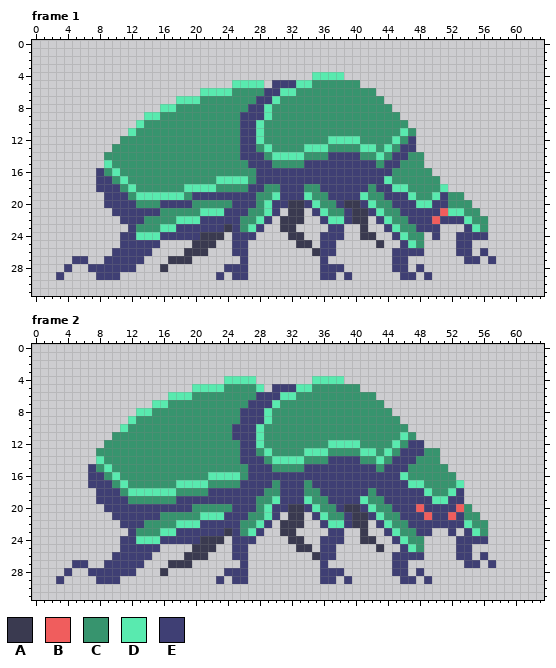
Pixel-art file, stored at core/assets/ase/scarab.ase. The picture above is the old version.
64x32 pixels, 7 frames. Shown: frame 1, frame 2. The commit also changed other frames, which this record leaves out.
Visible layers, top first: "front legs", "head", "torso", "butt", "back legs".
Palette (. is transparent): A #3a3a50  B #f05d5d  C #37946e  D #59eaaf  E #3f3f74
Pixels before, frame 1, first column x 3:
 4 ................................DDDD...................
 5 ......................DDDD.EEEDDCCCCCC.................
 6 ..................DDDDCCCCEEDDCCCCCCCCCC...............
 7 ...............DDDCCCCCCCEEDCCCCCCCCCCCCC..............
 8 .............DDCCCCCCCCCEEDCCCCCCCCCCCCCCC.............
 9 ...........DDCCCCCCCCCCEEEDCCCCCCCCCCCCCCCC............
10 ..........DCCCCCCCCCCCCEEDCCCCCCCCCCCCCCCCCC...........
11 .........DCCCCCCCCCCCCCEEDCCCCCCCCCCCCCCCCCDC..........
12 ........CCCCCCCCCCCCCCCEEDCCCCCCCCDDDDCCCCDCE..........
13 .......CCCCCCCCCCCCCCCCEECDCCCCDDDCCCCDDCDCEE..........
14 ......CCCCCCCCCCCCCCCCCEEECDDDDCCCEEEECCDCEECC.........
15 ......DCCCCCCCCCCCCCCCCCEEECCCCEEEEEEEEECEECCC.........
16 .....ECDCCCCCCCCCCCCCCCCCEEEEEEEEEEEEEEEEECCCCC........
17 .....EECDCCCCCCCCCCCDDDDCEEEEEEEEEEEEEEEEDCCCCCC.......
18 .....EEECDCCCCCCDDDDCCCCEECCEEECCEEEEEECEEDDCCCCD......
19 ......EEECDDDDDDCEEEEEEEECCDEEEDCCEEEEDCCEEEDCCDECC....
20 ......EEEECCCEEEECCCCCEEECDEEAAEDCCEAAEDCCEEEDDEECCC...
21 .......EEEEEECCCCCDDDEEECCDE.AA.EDCCEAAEDCCEEEEEBDDCC..
22 ........EEECCCCDDDEEEEECCDE.AAA..EDDEAA.EDCCEEEBEEEDCC.
23 .........ECCCDDEEEEEEAECDE..AA....EE..A..EDCCEEE...EDC.
24 ........EEDDDEEEEEAAA.EEE....AA..EEE..AA..EDCC.E..EEEE.
25 ........EEEEE....AAA..EE......AA.EE.....A..EDC....EE...
26 .......EEEEE....AAA...EE........AEE.......EEEE....EE.E.
27 ..EE..EEEEE...AAA......E.........E........EE.......EE.E
28 .E..EEEEEE...A.......EEE.........EEE......EE.E.........
29 E....EEE............E.EE.........EE.E......EE.E........
Pixels before, frame 2, first column x 3:
 4 .....................DDDD.......DDDD...................
 5 .................DDDDCCCCD.EEEDDCCCCCC.................
 6 ..............DDDCCCCCCCCEEEDDCCCCCCCCCC...............
 7 ............DDCCCCCCCCCCEEEDCCCCCCCCCCCCC..............
 8 ..........DDCCCCCCCCCCCEEEDCCCCCCCCCCCCCCC.............
 9 .........DCCCCCCCCCCCCCEEEDCCCCCCCCCCCCCCCC............
10 ........DCCCCCCCCCCCCCEEEDCCCCCCCCCCCCCCCCCC...........
11 .......CCCCCCCCCCCCCCCEEEDCCCCCCCCCCCCCCCCCDC..........
12 ......CCCCCCCCCCCCCCCCCEEDCCCCCCCCDDDDCCCCDCEE.........
13 .....CCCCCCCCCCCCCCCCCCEECDCCCCDDDCCCCDDCDCEEECC.......
14 .....DCCCCCCCCCCCCCCCCCEEECDDDDCCCEEEECCDCEEECCC.......
15 ....ECDCCCCCCCCCCCCCCCCCEEECCCCEEEEEEEEECEEECCCCC......
16 ....EECDCCCCCCCCCCCDDDDCEEEEEEEEEEEEEEEEEEEDCCCCCC.....
17 ....EEECDCCCCCCDDDDCCCCEEEECEEECEEEEEEEEEEEEDDCCCCD....
18 .....EEECDDDDDDCCCCEEEEEEECCEEECCEEEEEECEEEEEEDCCDE....
19 .....EEEECCCCCCEEEEEEEEEECCDEEEDCCEEEEDCCEEEEEEDDEE....
20 ......EEEEEEEEEEECCCCCEEECDEEAAEDCCEAAEDCCEEEBEEEEBC...
21 .......EEEEEECCCCCDDDEEECCDE.AA.EDCCEAAEDCCEEEBEEBECC..
22 ........EEECCCCDDDEEEEECCDE.AAA..EDDEAA.EDCCEEEEEEEDCC.
23 .........ECCCDDEEEEEEAECDE..AA....EE..A..EDCCEE..E.EDC.
24 ........EEDDDEEEEEAAA.EEE....AA..EEE..AA..EDCC....EEEE.
25 ........EEEEE....AAA..EE......AA.EE.....A..EDC....EE...
26 .......EEEEE....AAA...EE........AEE.......EEEE....EE.E.
27 ..EE..EEEEE...AAA......E.........E........EE.......EE.E
28 .E..EEEEEE...A.......EEE.........EEE......EE.E.........
29 E....EEE............E.EE.........EE.E......EE.E........
After the commit:
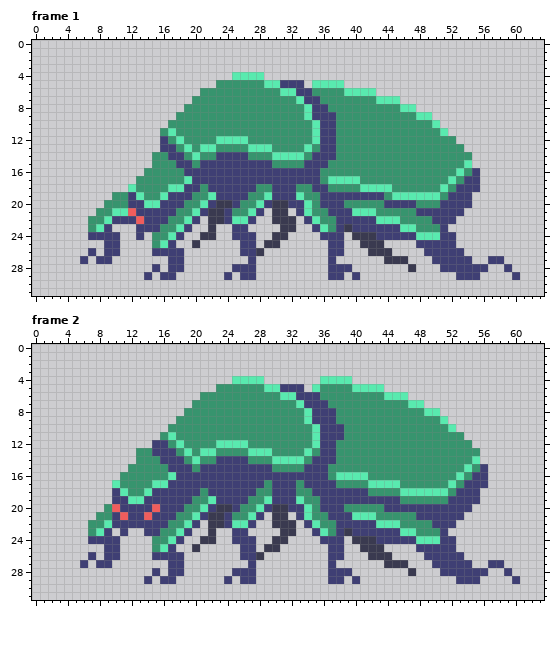
Changes in this commit:
Changed rows in their new state; - is an unchanged pixel.
Frame 1:
first column x 3:
 4 ----------------------DDDD------....----------------------
 5 --------------------CCCCCCDD--E.DDDD..--------------------
 6 ------------------CCCC----CC--EE----DDDD------------------
 7 ---------------..C-------CCC--DEE-------DDD---------------
 8 -------------...--------CCC----DEE--------CDD-------------
 9 -----------....--------CCCC----DEEE--------CCDD-----------
10 ----------....---------CCC------DEE---------CCCD----------
11 ---------....-D--------CCC------DEE--------C-CCCD---------
12 --------.....E-D----DDDDCC------DEECCC----C-CCCCCC--------
13 -------......EE-D-DD---CDD------CEE---CC-C-CCCCCCCC-------
14 ------......--EE-D--EEE-CC------EE-CCC--C-CC--CCCCCC------
15 ------......---EE-EEEEEE----------CCCCCC-CC---CCCCCD------
16 -----......-----EEEEEEEEE--------CCCCCCCCC-----CCCDCE-----
17 -----.....------DEEEEEEEE--------CDDDDCCCC------CDCEE-----
18 -----....-----DDEECEEEEE-C-E--C-E-CCCCDDDDCC-----CEEE-----
19 ------.CCE-CC-EEECCD----C-DE--DC-E----EEECDD-DD-CEEE------
20 ------CCC-EDD---C-DEAA-CCDEAAEEDCEE-CCCC-E---CCC-EEE------
21 -----CCDDB---EE--DEAA-CCDE.AA.EDCCEE-DDDC--CC---EEE..-----
22 ----CCDE--BEEE-C-E.AA-DDE..A--.EDCCE-EEED-D-CCCE--....----
23 ----CDE--.EEECCD-..A..-E..------EDC-AEEEE-EDDCCCE--...----
24 ----EEEE..E.CCD-..--.------AA..------A--EE-EEDDDEE....----
25 ------EE....CDE---..--.-E-AA--..-.-E--AA---..EEEEE..------
26 ----E-E-....EEEE...---.-EA------..-E---AAA....EEEE-.-.----
27 --.--E-....---EE.------.E--------.E------AAA---EEEE-.--E--
28 -.--......--E.EE-----.--E--------.--E-----..A.--EEEEEE--E-
29 .----...---E-EE-----.E.-E--------.-E.E-----..-.---EEE----E
Frame 2:
first column x 3:
 4 ---------------------.---D------.---D---------------------
 5 -----------------...C----CDD--E.D----DDDD-----------------
 6 --------------....-------CCC--EEE-------CDDD--------------
 7 ------------.....-------CCCC--DEEE-------CCCDD------------
 8 ----------......-------CCCC----DEEE-------CCCCDD----------
 9 ---------......--------CCCC----DEEE--------CCCCCD---------
10 --------......--------CCCC------DEEE--------CCCCCD--------
11 -------......-D-------CCCC------DEEE-------C-CCCCCC-------
12 ------......EE-D----DDDDCC------DEECCC----C-CCCCCCCC------
13 -----.....--EEE-D-DD---CDD------CEE---CC-C-CCC--CCCCC-----
14 -----.....---EEE-D--EEE-CC------EE-CCC--C-CCC---CCCCD-----
15 ----.....-----EEE-EEEEEE----------CCCCCC-CCC-----CCDCE----
16 ----....------DEEEEEEEEE----------CDDDDCCCCC------DCEE----
17 ----...DC---DDEEEEEEEEE---CE--CE---CCCCDDDDCCC---DCEEE----
18 -----..-DCC-EEEEEE-------C-E--C-E-------CCCDDD-DDC-EE-----
19 -----..--DDEEEE--CCD----C-DE--DC-E----EEE--CCCCCC--EE-----
20 ------CB----B---C-DEAA-CCDEAAEEDCEE-CCCC-E---E----EE------
21 -----CC-B--B-EE--DEAA-CCDE.AA.EDCCEE-DDDC--CC-E--E-..-----
22 ----CCDE---EEE-C-E.AA-DDE..A--.EDCCE-EEED-D-CCC---....----
23 ----CDE-E..EECCD-..A..-E..------EDC-AEEEE-EDDCCCE.-...----
24 ----EEEE....CCD-..--.------AA..------A--EE-EEDDDEE....----
25 ------EE....CDE---..--.-E-AA--..-.-E--AA---..EEEEE..------
26 ----E-E-....EEEE...---.-EA------..-E---AAA....EEEE-.-.----
27 --.--E-....---EE.------.E--------.E------AAA---EEEE-.--E--
28 -.--......--E.EE-----.--E--------.--E-----..A.--EEEEEE--E-
29 .----...---E-EE-----.E.-E--------.-E.E-----..-.---EEE----E
Changed places in both pictures, as pixel boxes (x1, y1, x2, y2):
changed: (56, 72, 520, 280)
changed: (56, 376, 520, 584)
